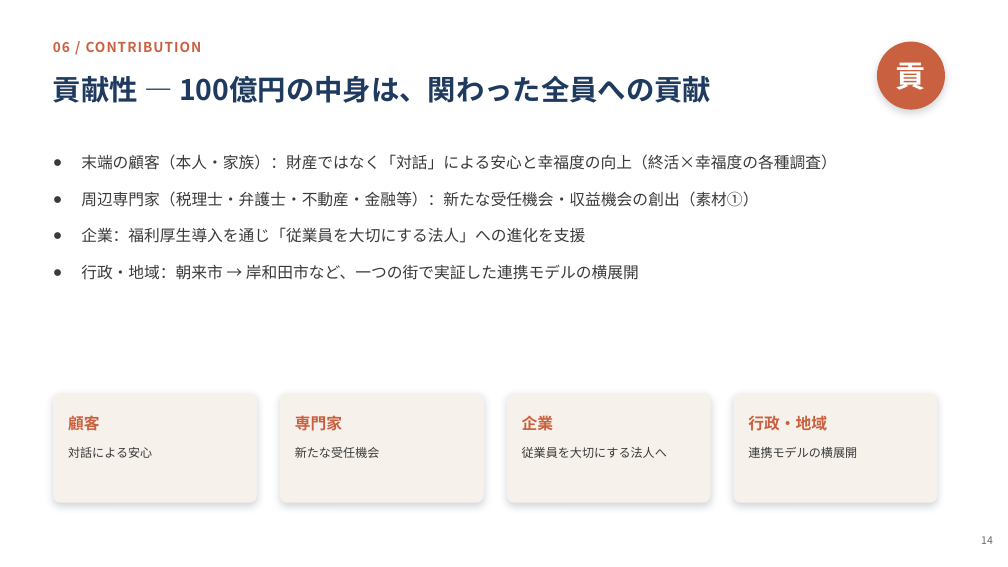
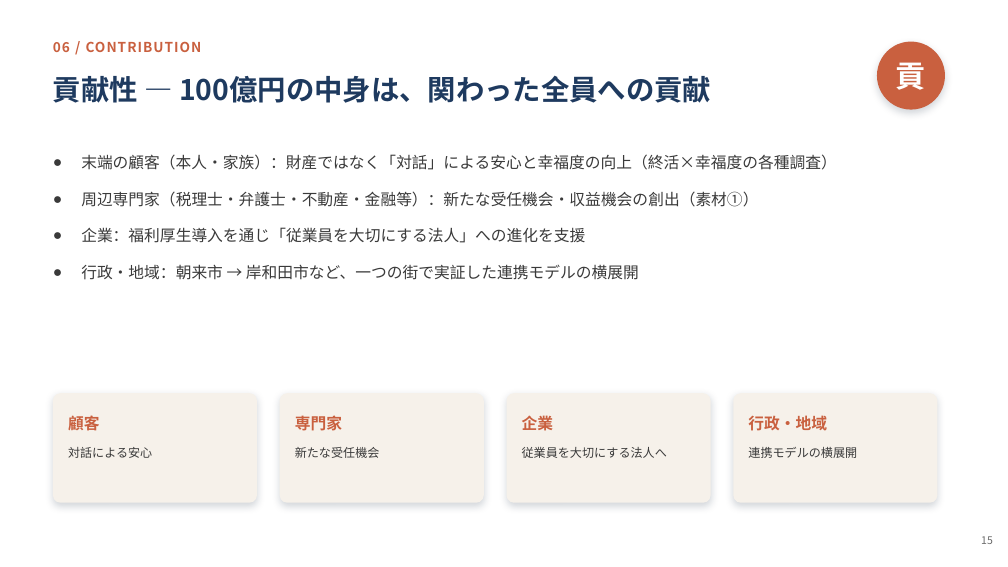
Before and after one commit to Megu124/tsunagusouzoku, a slide deck: slide 15 of manuscript/革新ビジネスアワード2026_ファイナル_100億市場ストーリー整理.pptx (slide 14 before the commit). Drawn at 1008x567 pixels with LibreOffice and Linux fonts; fonts in the diff are those of the drawing. Boxes give left, top, right and bottom in pixels: in the first picture for what was removed or moved away, otherwise in the second. Text is boxed around its words. In the diff, an @@ line names an element or a change of style, - is before the commit and + after.

```diff
--- a/manuscript/革新ビジネスアワード2026_ファイナル_100億市場ストーリー整理.pptx
+++ b/manuscript/革新ビジネスアワード2026_ファイナル_100億市場ストーリー整理.pptx
@@ text at bbox=[981, 536, 993, 544]: text changed @@
-14
+15
```
Also in this commit, not shown: 10 other slides changed, 1 slide added, 1 other file.
